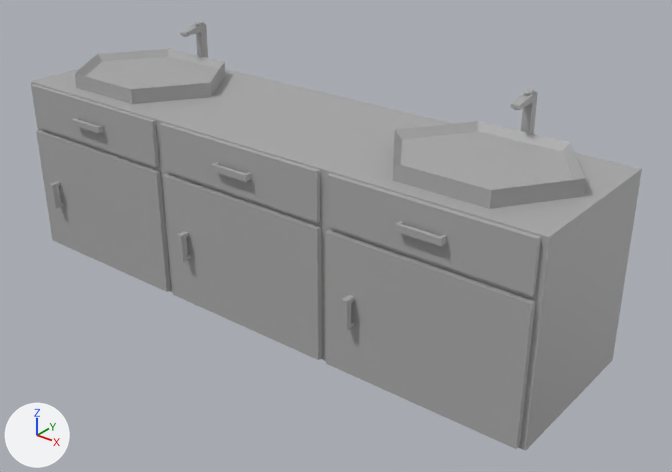
An edit to the FBX model Assets/3DModels/Environment/BathroomSinkAssets/BathroomSink.fbx, drawn before and after from the same camera.
The view is the same before and after, from a camera (50 mm lens) standing at (4.39, -5.02, 3.0) and looking at (0.36, 0.02, -0.13). Arrows for +X, +Y and +Z are at lower left; the lights stay in place. The older version comes first. Where no turn or scale is listed for an object, it has been applied to the vertices. Vertices at exactly the same position are counted once.

Objects in the first picture: 'LeftDoor', 'LeftDrawer', 'MiddleDoor', 'MiddleDrawer', 'RightDoor', 'RightDrawer', 'Sink'.
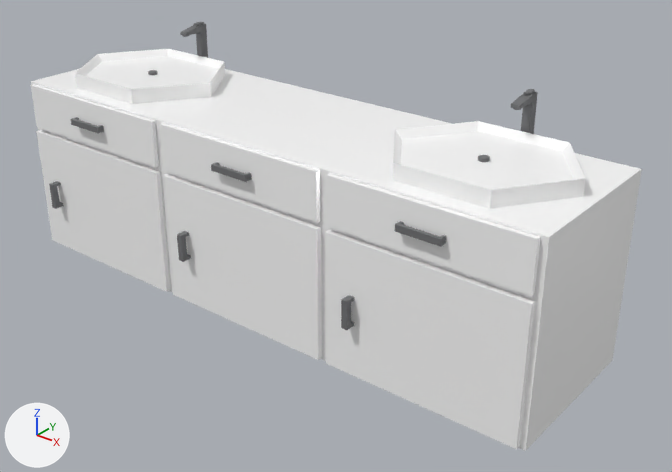
The newer file is also turned or shifted as a whole; pictures and numbers use the older file's frame.

Boxes (x1, y1, x2, y2) around the edits, measured in the pictures (672 x 472 px):
part 1 of me_mesh, added
    after: (478, 155, 490, 162)
part 2 of me_mesh, added
    after: (148, 70, 157, 75)
part 3 of me_mesh, recoloured (grey to white)
    both: (31, 49, 642, 451)
part 4 of me_mesh, recoloured
    both: (180, 22, 538, 134)
part 5 of me_mesh_001, recoloured (grey to white)
    both: (36, 130, 167, 292)
part 6 of me_mesh_001, recoloured (grey to white)
    both: (156, 171, 171, 292)
part 7 of me_mesh_001, recoloured (darker)
    both: (49, 181, 64, 209)
part 8 of me_mesh_005, recoloured (grey to white)
    both: (160, 123, 320, 222)
part 9 of me_mesh_005, recoloured (darker)
    both: (211, 162, 251, 182)
part 10 of me_mesh_003, recoloured (grey to white)
    both: (325, 230, 535, 449)
part 11 of me_mesh_003, recoloured (grey to white)
    both: (517, 302, 535, 448)
part 12 of me_mesh_003, recoloured (darker)
    both: (341, 295, 354, 330)
part 13 of me_mesh_004, recoloured (grey to white)
    both: (31, 84, 159, 167)
part 14 of me_mesh_004, recoloured (darker)
    both: (71, 117, 104, 133)
part 15 of me_mesh_002, recoloured (grey to white)
    both: (162, 174, 320, 360)
part 16 of me_mesh_002, recoloured (grey to white)
    both: (317, 227, 322, 360)
part 17 of me_mesh_002, recoloured (darker)
    both: (177, 231, 191, 262)
part 18 of me_mesh_006, recoloured (grey to white)
    both: (327, 173, 541, 296)
part 19 of me_mesh_006, recoloured (darker)
    both: (395, 221, 446, 246)

The change, as a list of edits to the scene's bpy script:
```text
Add mat_mat_sinkbase:
    mat_mat_sinkbase = principled_material('MAT_SinkBase')
    mat_mat_sinkbase.base_color = (1.0, 1.0, 1.0)  # white #ffffff
    mat_mat_sinkbase.roughness = 0.2
Add mat_mat_sinksteel:
    mat_mat_sinksteel = principled_material('MAT_SinkSteel')
    mat_mat_sinksteel.base_color = (0.202, 0.205, 0.213)  # grey #7c7d7f
    mat_mat_sinksteel.metallic = 0.3
    mat_mat_sinksteel.roughness = 1.0
Change me_mesh_002:
    where me_mesh_002.from_pydata(...)  # 32 vertices, 28 faces; spans x -0.76..0.76, y -0.06..0.06, z -0.52..0.52
    me_mesh_002 part 15: all 3 faces centred in x 0.0, y 0.02..0.06, z 0.0..0.52 switch from mat_standardsurface1 (grey #aaaaaa) to mat_mat_sinkbase (white #ffffff)
    me_mesh_002 part 16: the 1 face centred in x 0.76, y 0.04, z 0.0 switches from mat_standardsurface1 (grey #aaaaaa) to mat_mat_sinkbase (white #ffffff)
    me_mesh_002 part 17: all 22 faces centred in x -0.56..-0.51, y -0.06..0.02, z -0.11..0.11 switch from mat_standardsurface1 (grey #aaaaaa) to mat_mat_sinksteel (grey #7c7d7f)
Change me_mesh_005:
    remove me_mesh_005.from_pydata(...)  # 48 vertices, 42 faces; spans x -0.76..0.76, y -0.65..0.65, z -0.18..0.18
    add me_mesh_005.from_pydata(...)  # 48 vertices, 42 faces; spans x -0.76..0.76, y -0.65..0.66, z -0.18..0.18
    me_mesh_005 part 8: 6 faces spanning x -0.76..0.76, y -0.59..-0.56, z -0.18..0.18 switch from mat_standardsurface1 (grey #aaaaaa) to mat_mat_sinkbase (white #ffffff)
    me_mesh_005 part 9: 22 faces spanning x -0.17..0.17, y -0.65..-0.59, z -0.02..0.02 switch from mat_standardsurface1 (grey #aaaaaa) to mat_mat_sinksteel (grey #7c7d7f)
    edits to the shape of me_mesh_005 do not show in these pictures
Change me_mesh_003:
    where me_mesh_003.from_pydata(...)  # 32 vertices, 28 faces; spans x -0.76..0.76, y -0.06..0.06, z -0.52..0.52
    me_mesh_003 part 10: all 3 faces centred in x 0.0, y 0.02..0.06, z 0.0..0.52 switch from mat_standardsurface1 (grey #aaaaaa) to mat_mat_sinkbase (white #ffffff)
    me_mesh_003 part 11: the 1 face centred in x 0.76, y 0.04, z 0.0 switches from mat_standardsurface1 (grey #aaaaaa) to mat_mat_sinkbase (white #ffffff)
    me_mesh_003 part 12: all 22 faces centred in x -0.56..-0.51, y -0.06..0.02, z -0.11..0.11 switch from mat_standardsurface1 (grey #aaaaaa) to mat_mat_sinksteel (grey #7c7d7f)
Change me_mesh_006:
    where me_mesh_006.from_pydata(...)  # 48 vertices, 42 faces; spans x -0.76..0.76, y -0.65..0.65, z -0.18..0.18
    me_mesh_006 part 18: 7 of the faces centred in x 0.0..0.76, y -0.59..-0.55, z -0.18..0.18 switch from mat_standardsurface1 (grey #aaaaaa) to mat_mat_sinkbase (white #ffffff)
    me_mesh_006 part 19: 27 of the faces centred in x -0.68..0.68, y -0.65..0.59, z -0.14..0.02 switch from mat_standardsurface1 (grey #aaaaaa) to mat_mat_sinksteel (grey #7c7d7f)
Change me_mesh_001:
    where me_mesh_001.from_pydata(...)  # 32 vertices, 28 faces; spans x -0.76..0.76, y -0.06..0.06, z -0.52..0.52
    me_mesh_001 part 5: all 3 faces centred in x 0.0, y 0.02..0.06, z 0.0..0.52 switch from mat_standardsurface1 (grey #aaaaaa) to mat_mat_sinkbase (white #ffffff)
    me_mesh_001 part 6: the 1 face centred in x 0.76, y 0.04, z 0.0 switches from mat_standardsurface1 (grey #aaaaaa) to mat_mat_sinkbase (white #ffffff)
    me_mesh_001 part 7: all 22 faces centred in x -0.56..-0.51, y -0.06..0.02, z -0.11..0.11 switch from mat_standardsurface1 (grey #aaaaaa) to mat_mat_sinksteel (grey #7c7d7f)
Change me_mesh_004:
    where me_mesh_004.from_pydata(...)  # 48 vertices, 42 faces; spans x -0.76..0.76, y -0.65..0.65, z -0.18..0.18
    me_mesh_004 part 13: 7 of the faces centred in x 0.0..0.76, y -0.59..-0.55, z -0.18..0.18 switch from mat_standardsurface1 (grey #aaaaaa) to mat_mat_sinkbase (white #ffffff)
    me_mesh_004 part 14: 27 of the faces centred in x -0.68..0.68, y -0.65..0.59, z -0.14..0.02 switch from mat_standardsurface1 (grey #aaaaaa) to mat_mat_sinksteel (grey #7c7d7f)
Change me_mesh:
    remove me_mesh.from_pydata(...)  # 324 vertices, 352 faces; spans x -2.41..2.41, y -0.65..0.65, z -0.94..0.94
    add me_mesh.from_pydata(...)  # 408 vertices, 472 faces; spans x -2.41..2.41, y -0.65..0.65, z -0.94..0.94
    me_mesh part 1: a new loose piece, a 20-sided cylinder along z spanning x 1.562..1.638, y -0.038..0.038, z 0.603..0.63, in mat_mat_sinksteel (grey #7c7d7f)
    me_mesh part 2: a new loose piece of 42 vertices spanning x -1.64..-1.56, y -0.04..0.04, z 0.6..0.63
    me_mesh part 3: 239 faces spanning x -2.41..2.41, y -0.65..0.65, z -0.94..0.66 switch from mat_standardsurface1 (grey #aaaaaa) to mat_mat_sinkbase (white #ffffff)
    me_mesh part 4: 113 faces spanning x -2.35..1.63, y -0.65..0.61, z 0.18..0.94 switch from mat_standardsurface1 (grey #aaaaaa) to mat_mat_sinksteel (grey #7c7d7f)
    add me_mesh.materials.append(mat_default_material)  # grey #bcbcbc
```
